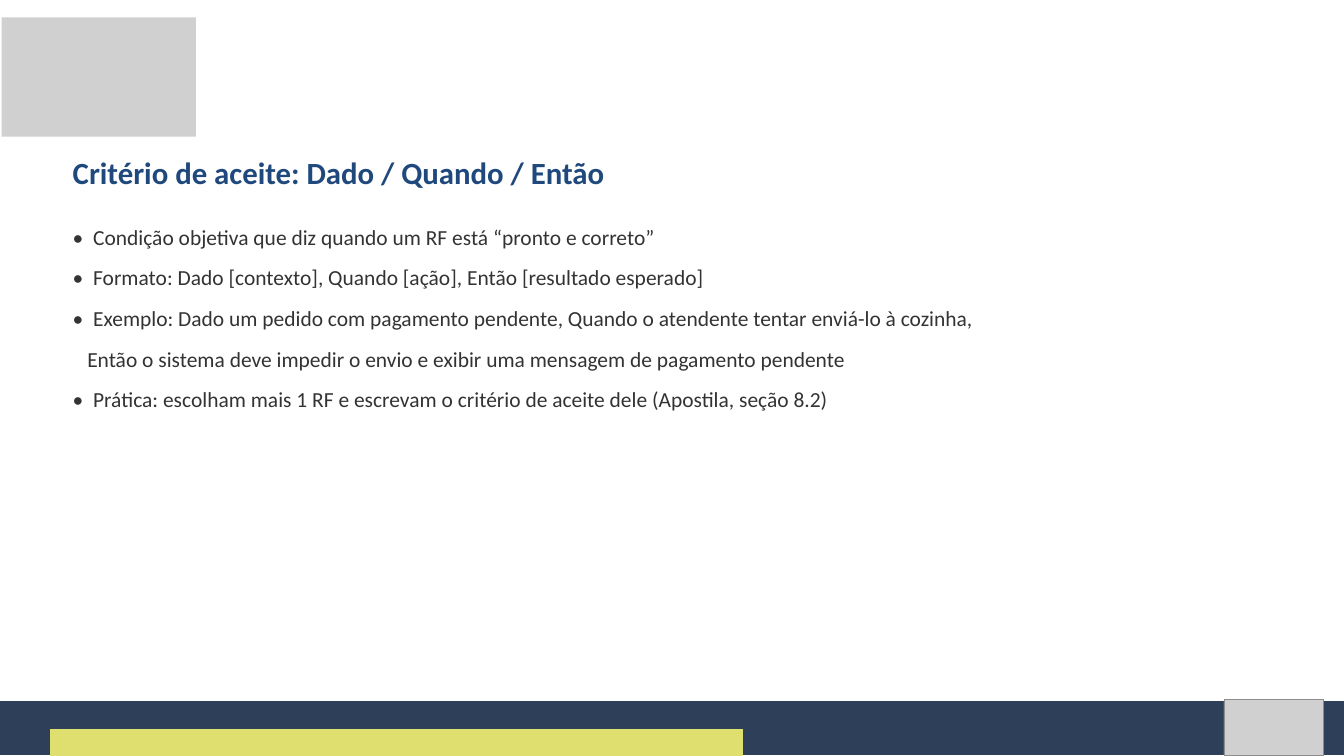
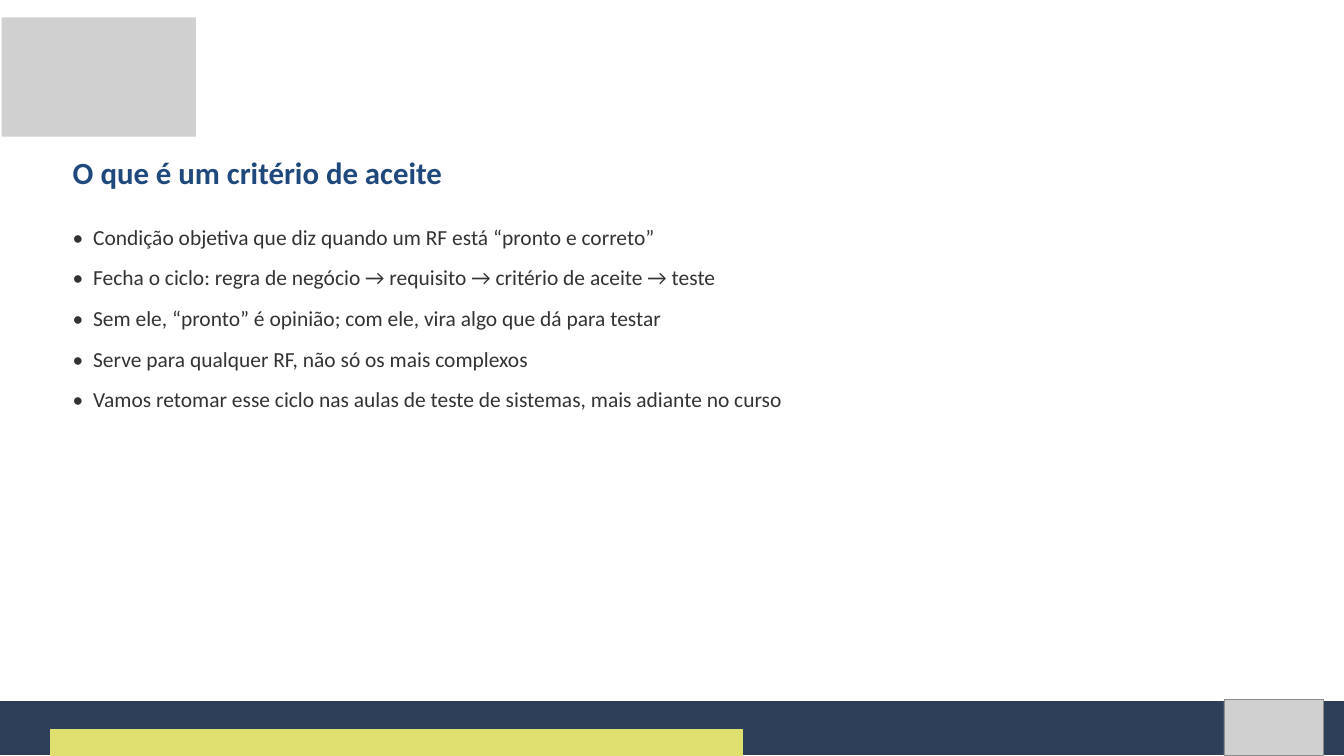
Before and after one commit to Natan20/Curso-Modelagem-De-Sistemas-Material, a slide deck: slide 33 of Aula 02 - 04-09-2026/Aula 2 - Slides.pptx. Drawn at 1344x756 pixels with LibreOffice and Linux fonts; fonts in the diff are those of the drawing; grey boxes stand for pictures. Boxes give left, top, right and bottom in pixels: in the first picture for what was removed or moved away, otherwise in the second. Text is boxed around its words. In the diff, an @@ line names an element or a change of style, - is before the commit and + after.

Commit message:
Reorganiza Aula 2: quiz apos RNF, adiciona slides de Criterio de Aceite e move sintese/glossario pro final
- Quiz relampago RF/RNF movido para depois de RF e RNF completos, com slide de respostas novo
- Adiciona slide de definicao do MoSCoW antes das categorias
- Expande Criterio de Aceite em 4 slides (definicao, formato, exemplo, pratica)
- Corrige formatacao inconsistente dos slides de Ambiguidade/Conflitos
- Move Sintese e Glossario para o final, depois do material de reserva
- Esclarece a mecanica do role-play de entrevista no slide

```diff
--- a/Aula 02 - 04-09-2026/Aula 2 - Slides.pptx
+++ b/Aula 02 - 04-09-2026/Aula 2 - Slides.pptx
@@ text at (x1=73, y1=162, x2=442, y2=189): text changed @@
-Critério de aceite: Dado / Quando / Então
+O que é um critério de aceite
@@ text at (x1=93, y1=270, x2=781, y2=410): text changed @@
-• Formato: Dado [contexto], Quando [ação], Então [resultado esperado]
-• Exemplo: Dado um pedido com pagamento pendente, Quando o atendente tentar enviá-lo à cozinha,
-Então o sistema deve impedir o envio e exibir uma mensagem de pagamento pendente
-• Prática: escolham mais 1 RF e escrevam o critério de aceite dele (Apostila, seção 8.2)
+• Fecha o ciclo: regra de negócio → requisito → critério de aceite → teste
+• Sem ele, “pronto” é opinião; com ele, vira algo que dá para testar
+• Serve para qualquer RF, não só os mais complexos
+• Vamos retomar esse ciclo nas aulas de teste de sistemas, mais adiante no curso
```
Also in this commit, not shown: 3 other slides changed, 5 slides added, 2 other files.
